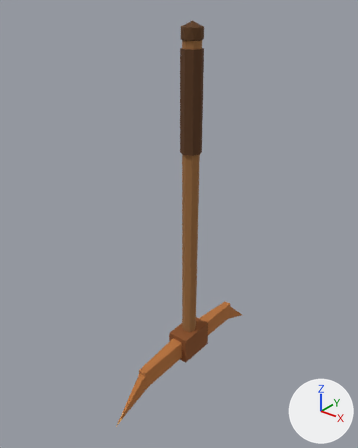
One commit to the glTF model assets/models/character/held_bronze_pickaxe.glb: the scene before it, then after it.
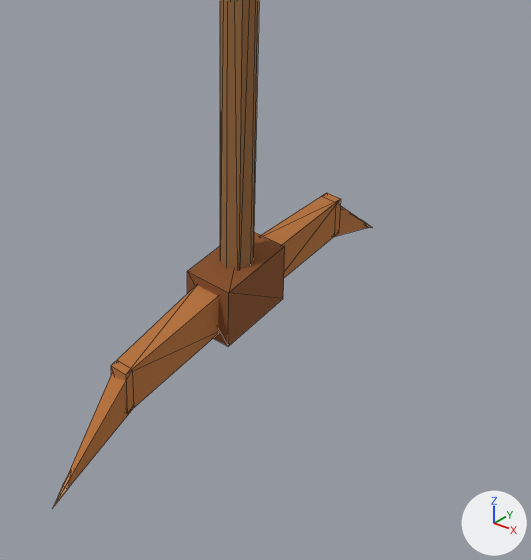
Each version appears first whole from a 50 mm lens placed at (0.66, -0.869, 0.197), pointed at (-0.018, -0.021, -0.329), and next in a close-up on the part from 27% to 86% of the width and 50% to 100% of the height. Arrows for +X, +Y and +Z are at lower right; the lights stay in place. The older version's two pictures come first. The close-ups show mesh edges as thin lines. Vertices at exactly the same position are counted once.

The first close-up shows 'held_bronze_pickaxe'.
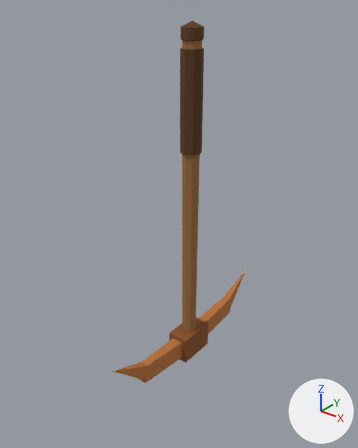
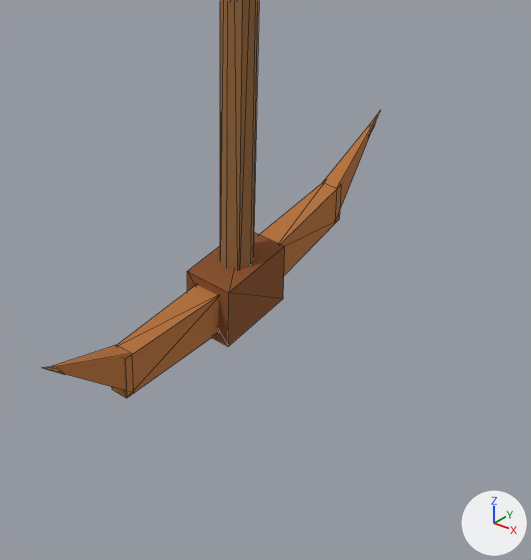
Location of each change, [x1, y1, x2, y2] in pixels of the close-ups (531 x 560 px; the box of a moved part takes in the faces that stretch with it):
'held_bronze_pickaxe', reshaped: before [53, 0, 372, 508]; after [44, 0, 380, 398]
part 1 of me_held_bronze_pickaxe, moved or reshaped: before [261, 193, 341, 278]; after [259, 182, 341, 275]
part 2 of me_held_bronze_pickaxe, moved or reshaped: before [334, 206, 369, 237]; after [323, 115, 378, 209]
part 3 of me_held_bronze_pickaxe, moved or reshaped: before [111, 285, 219, 413]; after [112, 284, 219, 398]
part 4 of me_held_bronze_pickaxe, moved or reshaped: before [56, 374, 133, 502]; after [48, 345, 132, 391]
part 5 of me_held_bronze_pickaxe, moved or reshaped: before [53, 472, 71, 508]; after [44, 367, 62, 374]

Patch to the scene script:
```diff
--- a/assets/models/character/held_bronze_pickaxe.glb.py
+++ b/assets/models/character/held_bronze_pickaxe.glb.py
@@ me_held_bronze_pickaxe @@
 # used by ob_held_bronze_pickaxe; location = (0.0, 0.0, 0.0)
-me_held_bronze_pickaxe.from_pydata(...)  # 92 vertices, 144 faces; spans x -0.028..0.028, y -0.288..0.288, z -0.768..0.129
+me_held_bronze_pickaxe.from_pydata(...)  # 92 vertices, 144 faces; spans x -0.028..0.028, y -0.288..0.288, z -0.72..0.129
+# me_held_bronze_pickaxe part 1: all 8 vertices in x -0.01..0.01, y 0.18..0.19, z -0.715..-0.665 are moved by (0.0, 0.0, 0.02)
+# me_held_bronze_pickaxe part 2: the 1 vertex in x 0.0, y 0.285, z -0.765 is moved by (0.0, 0.0, 0.17)
+# me_held_bronze_pickaxe part 3: all 8 vertices in x -0.01..0.01, y -0.19..-0.18, z -0.715..-0.665 are moved by (0.0, 0.0, 0.02)
+# me_held_bronze_pickaxe part 4: the 1 vertex in x 0.0, y -0.285, z -0.765 is moved by (0.0, 0.0, 0.17)
+# me_held_bronze_pickaxe part 5: the 1 vertex in x 0.0, y -0.288, z -0.768 is moved by (0.0, 0.0, 0.176)
+# other edits to the shape of me_held_bronze_pickaxe do not show in these pictures
 me_held_bronze_pickaxe.materials.append(mat_c9c6c3e)
```
